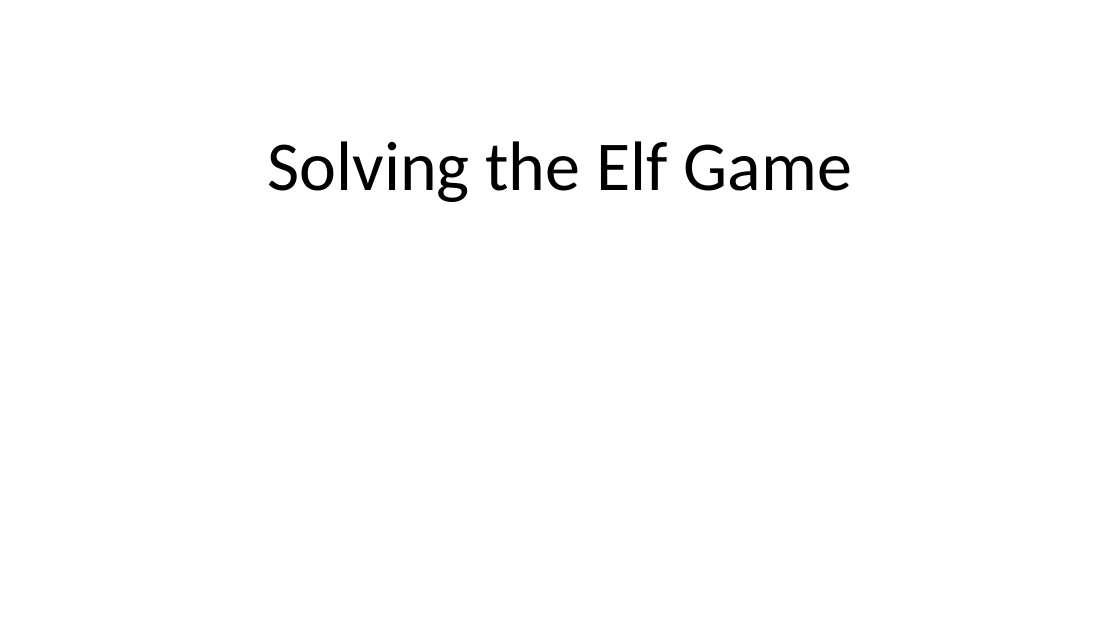
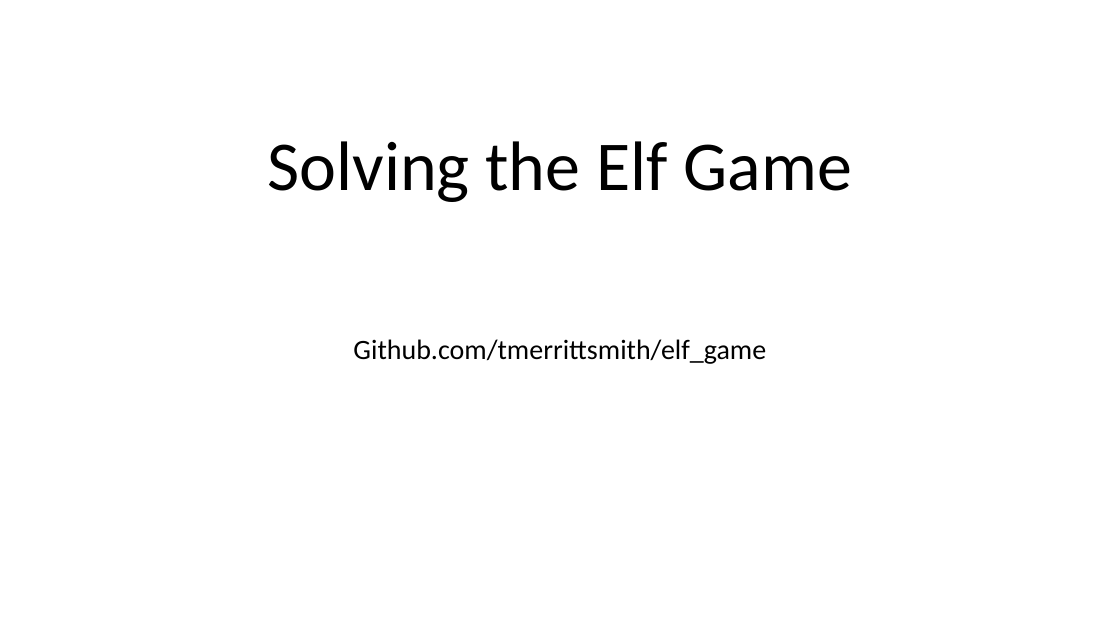
Before and after one commit to tmerrittsmith/elf_game, a slide deck: slide 1 of Solving the Elf Game.pptx. Drawn at 1120x630 pixels with LibreOffice and Linux fonts; fonts in the diff are those of the drawing. Boxes give left, top, right and bottom in pixels: in the first picture for what was removed or moved away, otherwise in the second. Text is boxed around its words. In the diff, an @@ line names an element or a change of style, - is before the commit and + after.

```diff
--- a/Solving the Elf Game.pptx
+++ b/Solving the Elf Game.pptx
@@ subtitle added at [353, 339, 766, 364], 24 pt, text #000000 @@
+Github.com/tmerrittsmith/elf_game
```
Also in this commit, not shown: 1 other file.
